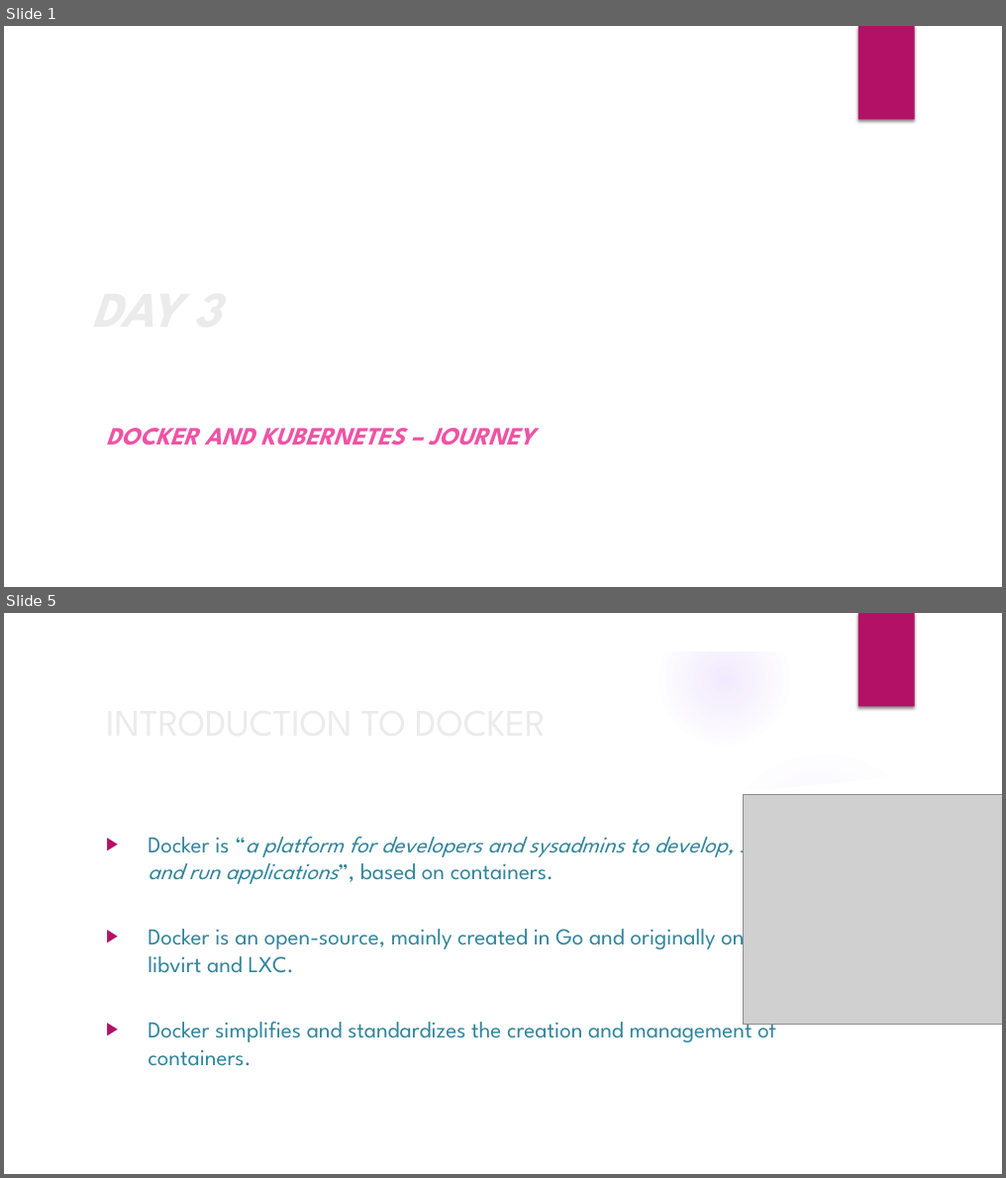
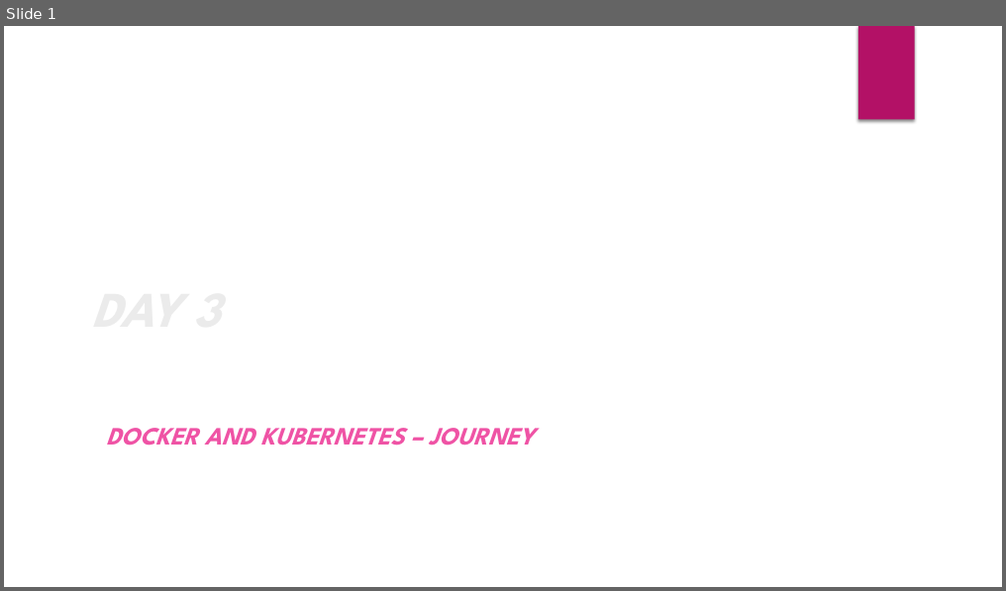
Before and after one commit to deepkumartraining/docker-k8s-April23, a slide deck: Day3/DockerAndKubernetes_Training-day3.pptx. Shown one above the other, each under a label of ours: slides 1 and 5 before the commit, slide 1 after it; the slides between them are not shown. The pictures are 1006x1178 and 1006x591 pixels, drawn with LibreOffice and Linux fonts; fonts in the diff are those of the drawing; grey boxes stand for pictures; background and template pictures are left out. Boxes give left, top, right and bottom in pixels: in the first picture for what was removed or moved away, otherwise in the second. Text is boxed around its words. In the diff, an @@ line names an element or a change of style, - is before the commit and + after.

```diff
--- a/Day3/DockerAndKubernetes_Training-day3.pptx
+++ b/Day3/DockerAndKubernetes_Training-day3.pptx
@@ slide 5 removed at (4,613,1002,1174), background picture (left out); not listed: 1 template element that a slide beside it also shows @@
@@ group removed at (4,613,1002,1174): 5 ellipses, 3 freeform shapes @@
@@ picture removed at (744,794,1002,1025) @@
@@ title removed at (148,839,648,946) @@
-INTRODUCTION TO DOCKER
@@ text removed at (148,828,784,1066) @@
-▶ Docker is “a platform for developers and sysadmins to develop, ship, and run applications”, based on containers.
-▶ Docker is an open-source, mainly created in Go and originally on top of libvirt and LXC.
-▶ Docker simplifies and standardizes the creation and management of containers.
```
Also in this commit, not shown: 2 slides changed, 11 other slides removed, 3 other files.
